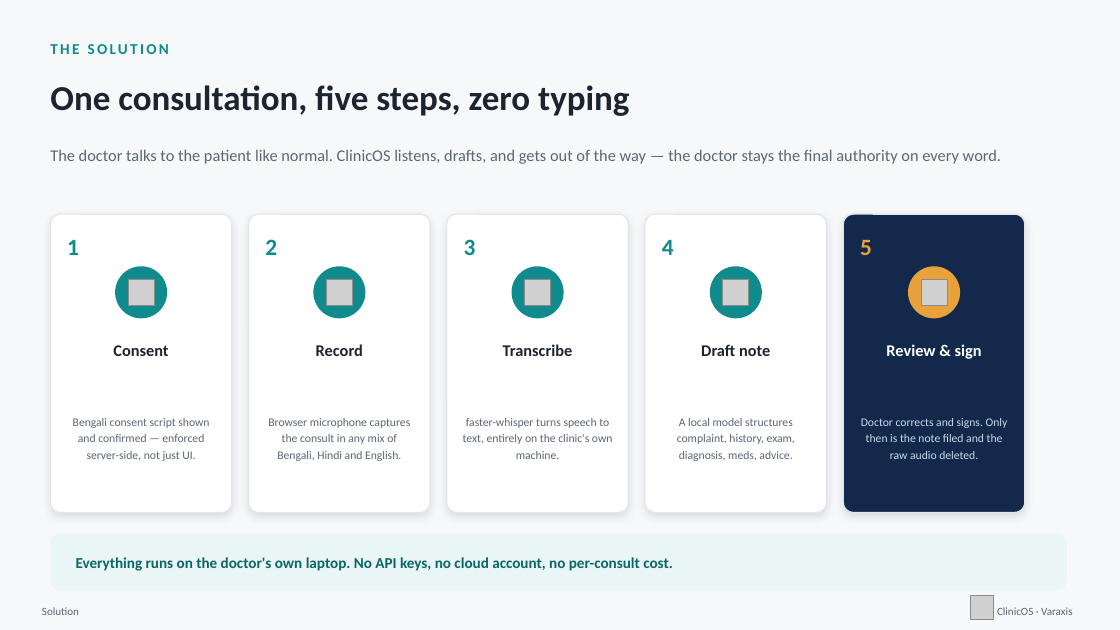
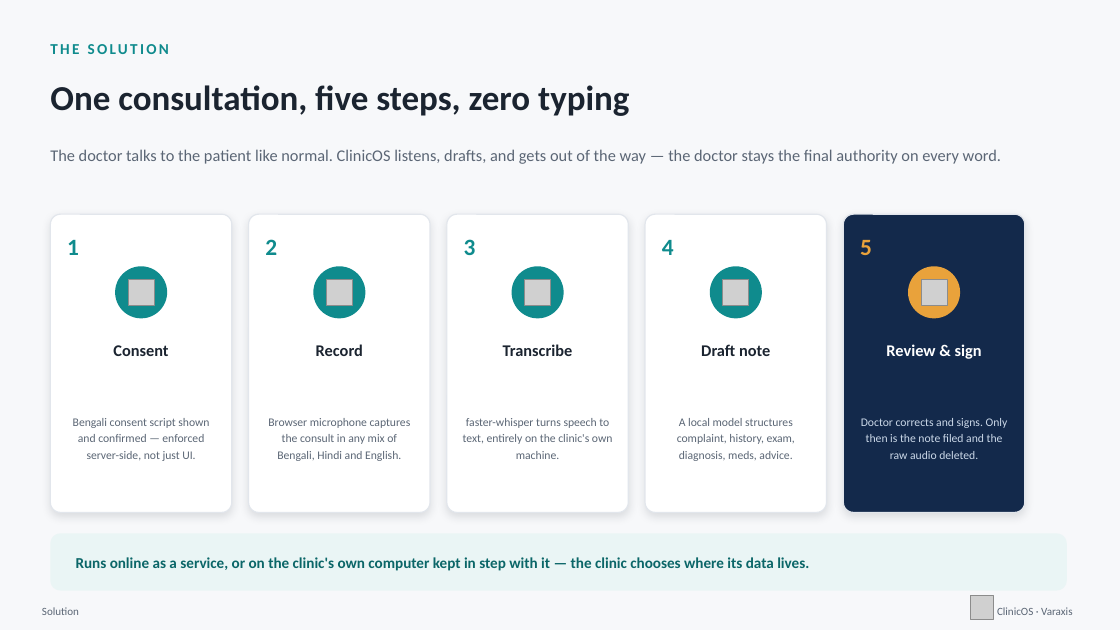
Before and after one commit to realishaanseal/clinicos, a slide deck: slide 3 of artifacts/ClinicOS_Hackathon_Deck.pptx. Drawn at 1120x630 pixels with LibreOffice and Linux fonts; fonts in the diff are those of the drawing; grey boxes stand for pictures; background and template pictures are left out. Boxes give left, top, right and bottom in pixels: in the first picture for what was removed or moved away, otherwise in the second. Text is boxed around its words. In the diff, an @@ line names an element or a change of style, - is before the commit and + after.

```diff
--- a/artifacts/ClinicOS_Hackathon_Deck.pptx
+++ b/artifacts/ClinicOS_Hackathon_Deck.pptx
@@ text at box(76, 557, 809, 571): text changed @@
-Everything runs on the doctor's own laptop. No API keys, no cloud account, no per-consult cost.
+Runs online as a service, or on the clinic's own computer kept in step with it — the clinic chooses where its data lives.
```
Also in this commit, not shown: 6 other slides changed, 10 other files.
